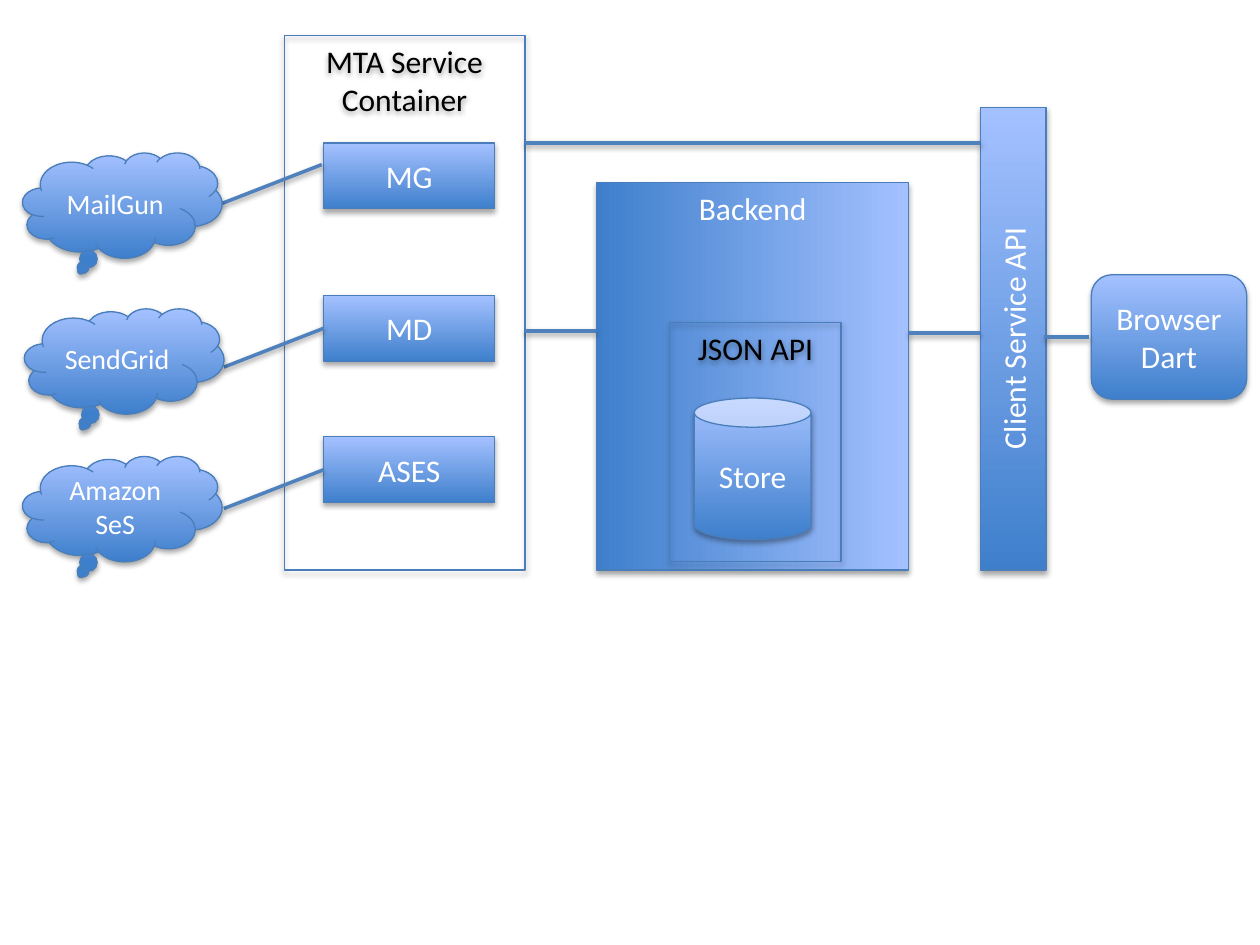
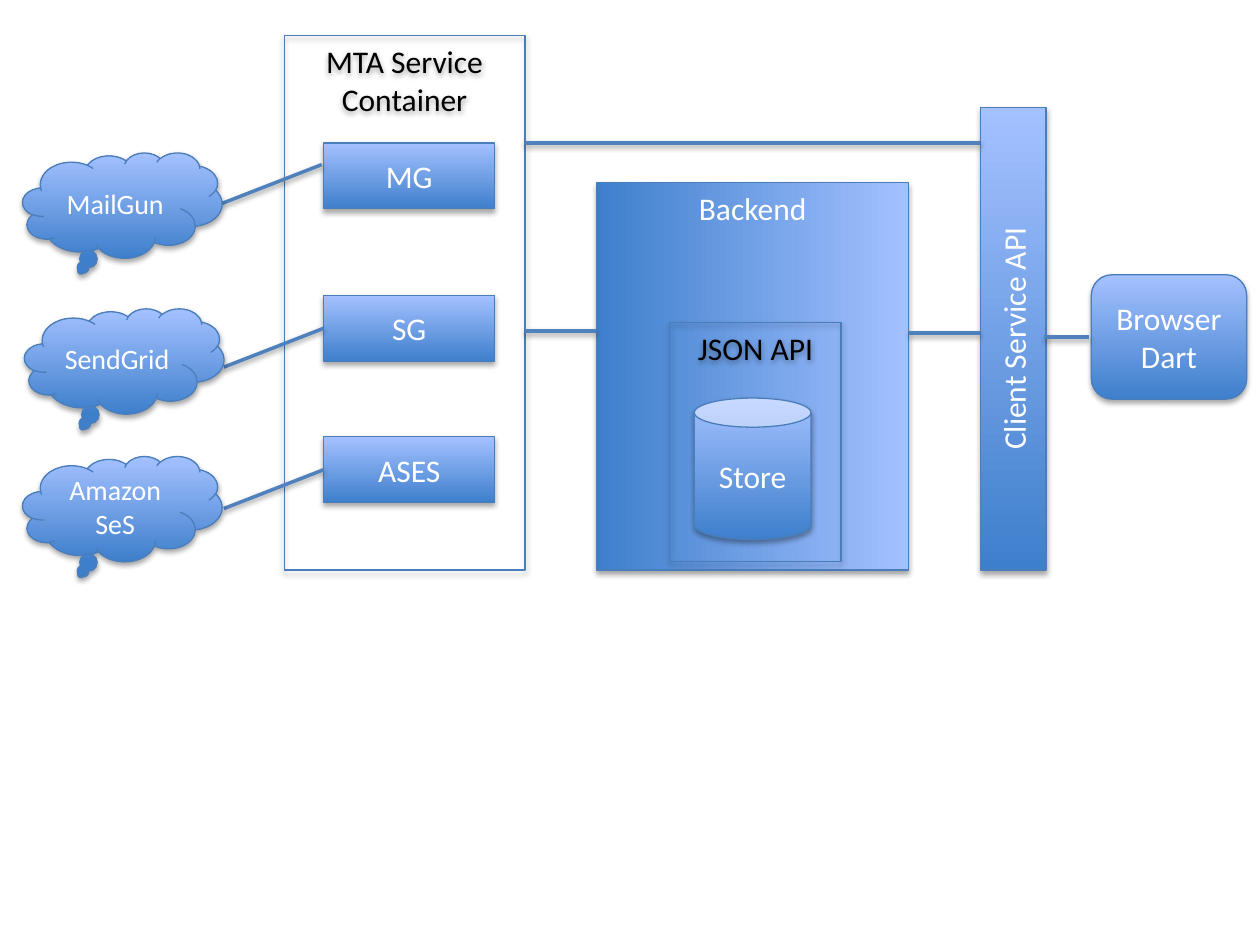
Before and after one commit to rasmuswz/e-mail-service, a slide deck: slide 1 of docs/SystemComponentDiagram.pptx. Drawn at 1260x945 pixels with LibreOffice and Linux fonts; fonts in the diff are those of the drawing. Boxes give left, top, right and bottom in pixels: in the first picture for what was removed or moved away, otherwise in the second. Text is boxed around its words. In the diff, an @@ line names an element or a change of style, - is before the commit and + after.

```diff
--- a/docs/SystemComponentDiagram.pptx
+++ b/docs/SystemComponentDiagram.pptx
@@ text in rectangle at [392, 319, 426, 340]: text changed @@
-MD
+SG
```
Also in this commit, not shown: 2 other files.
